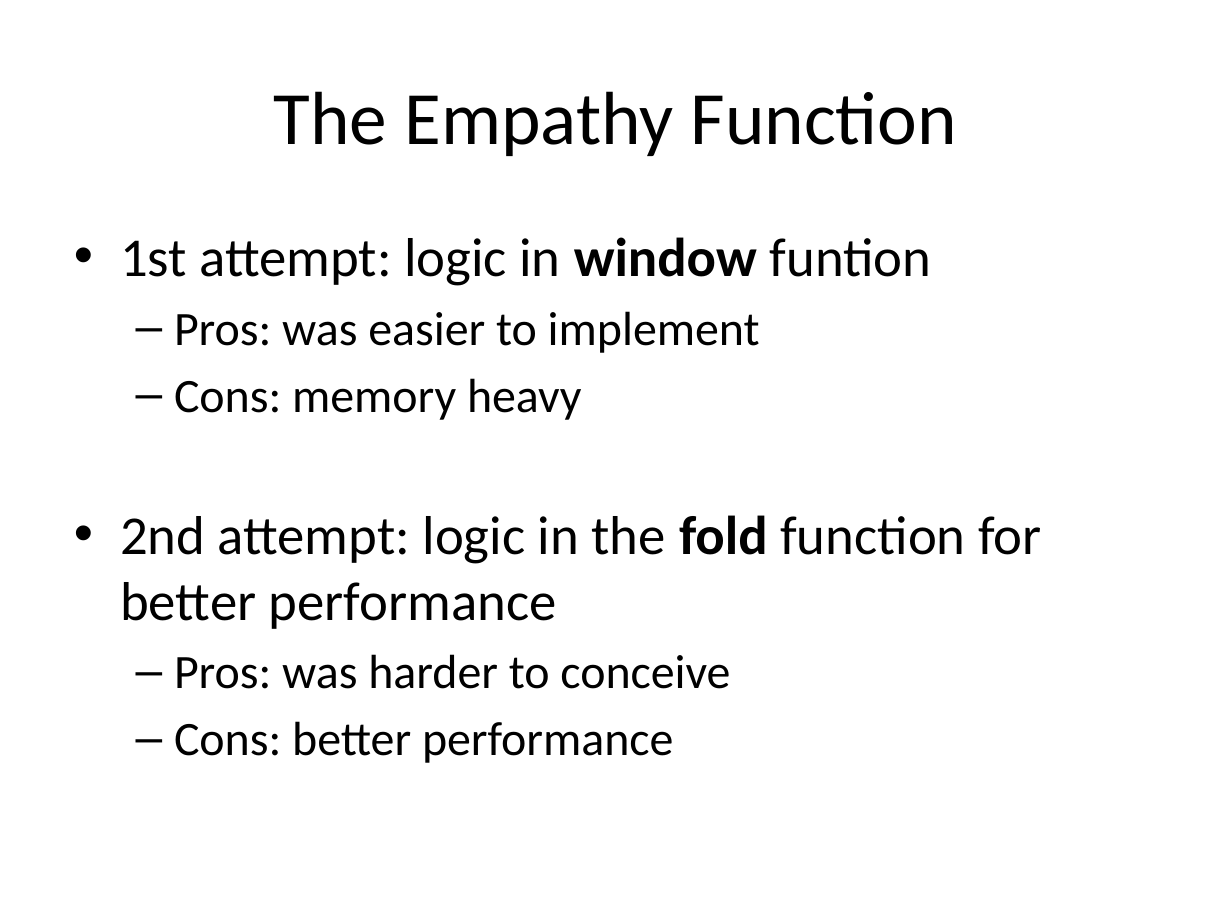
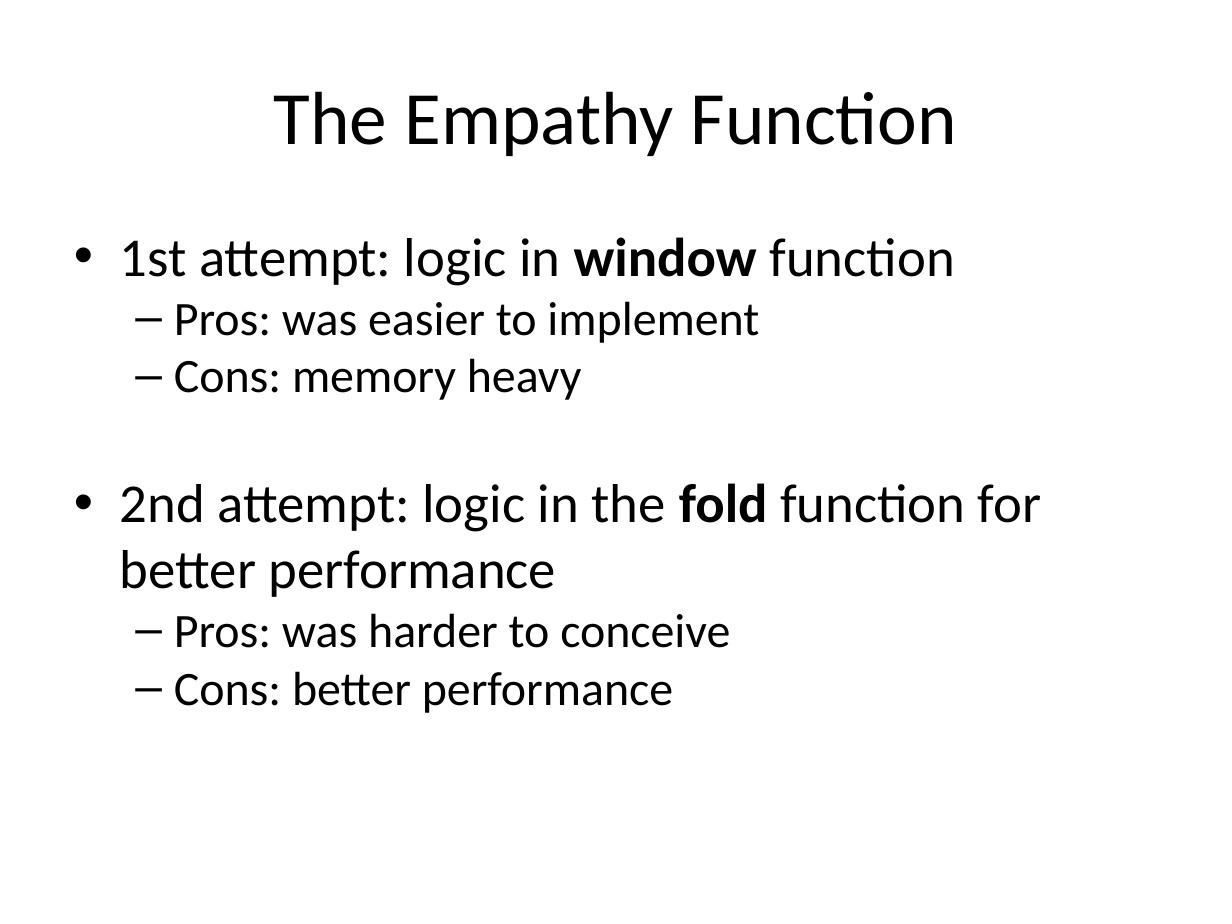
Before and after one commit to NasrK/streamline-hackathon-boilerplate, a slide deck: slide 8 of Team Happiness.pptx (slide 6 before the commit). Drawn at 1232x924 pixels with LibreOffice and Linux fonts; fonts in the diff are those of the drawing. Boxes give left, top, right and bottom in pixels: in the first picture for what was removed or moved away, otherwise in the second. Text is boxed around its words. In the diff, an @@ line names an element or a change of style, - is before the commit and + after.

```diff
--- a/Team Happiness.pptx
+++ b/Team Happiness.pptx
@@ text at box(120, 237, 954, 286): text changed @@
-• 1st attempt: logic in window funtion
+• 1st attempt: logic in window function
@@ text at box(120, 301, 1042, 713): less space between paragraphs; indent changed @@
```
Also in this commit, not shown: 7 other slides changed, 2 slides added, 3 slides removed.
